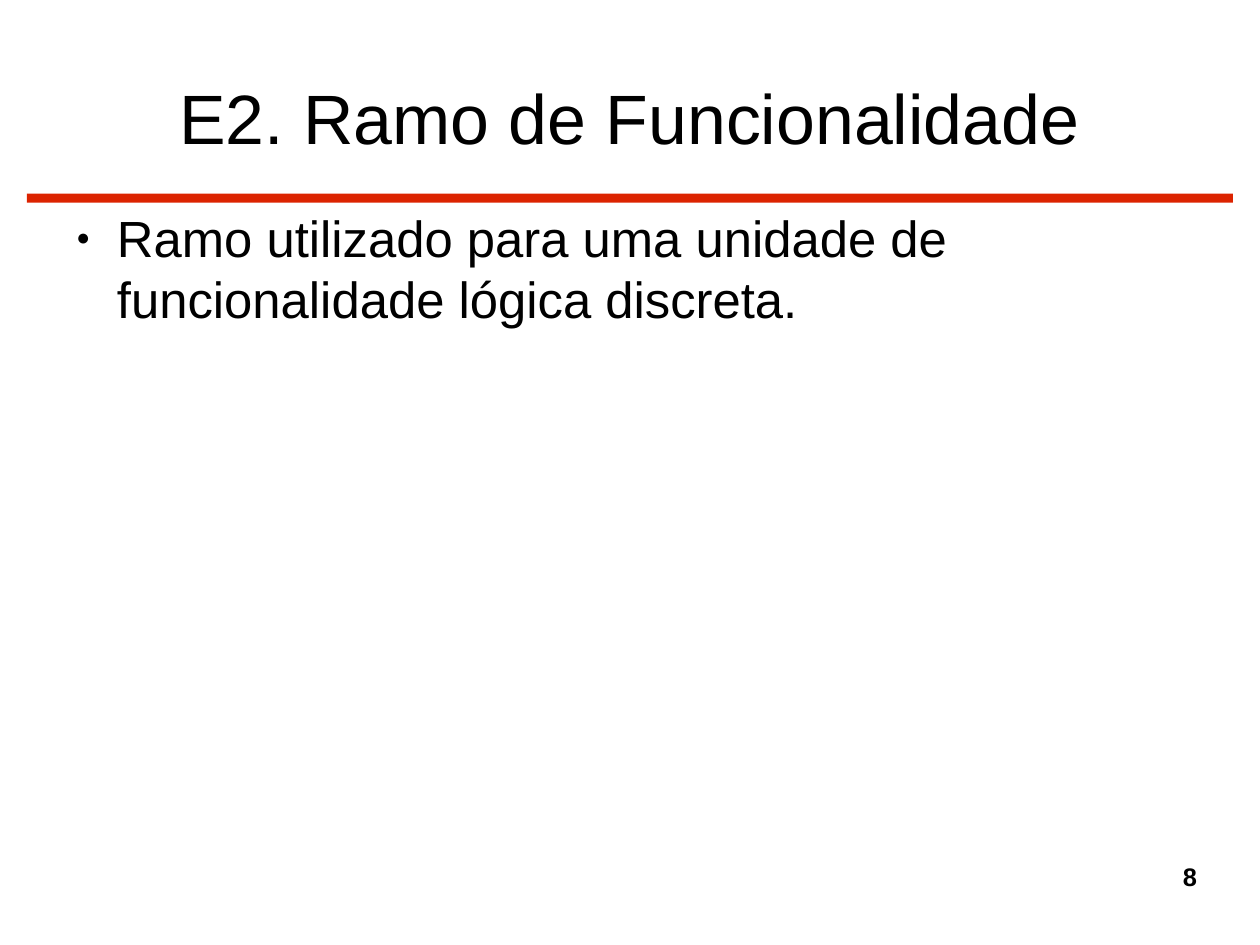
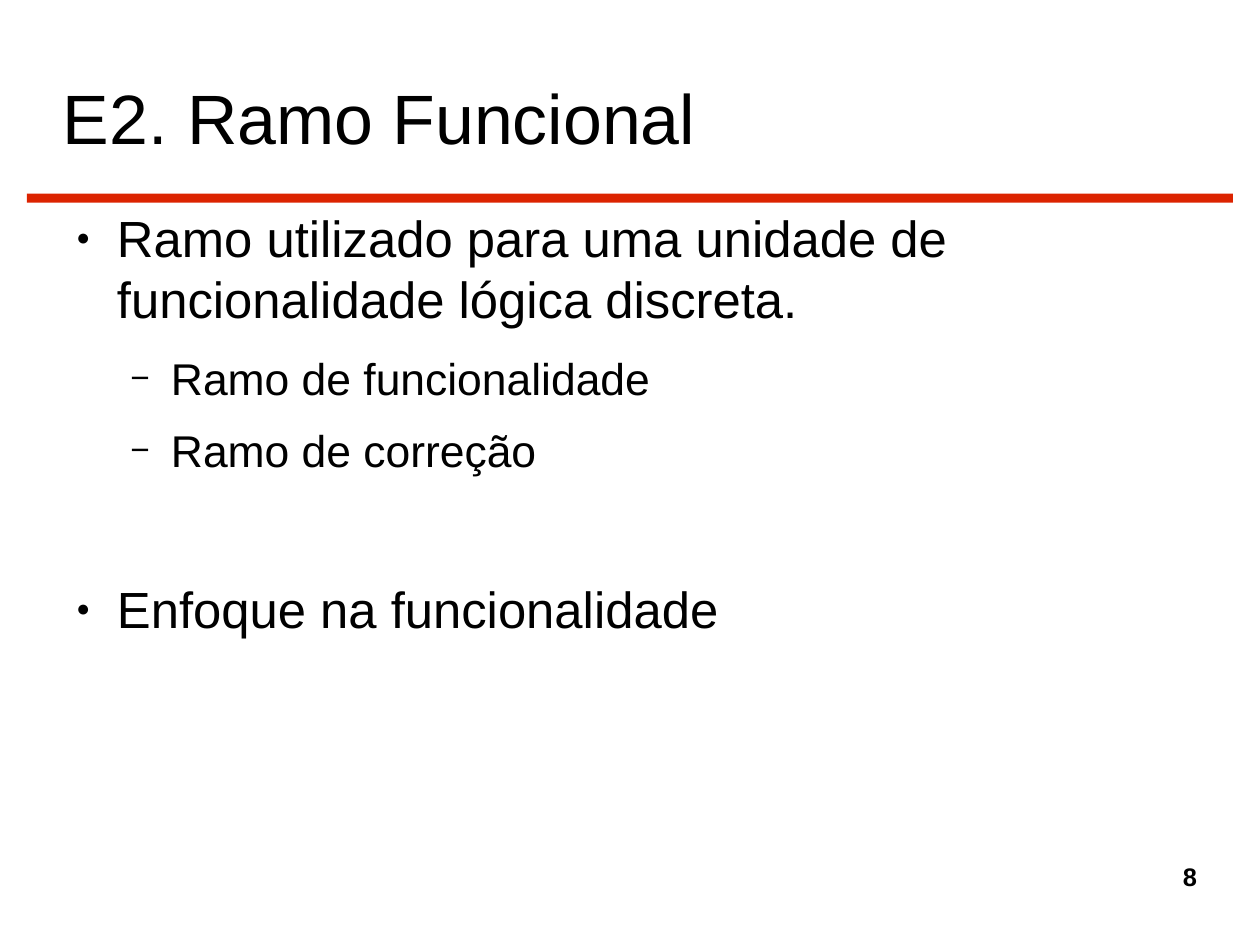
Before and after one commit to gtessa/gc20131_leitura_5, a slide deck: slide 8 of Completo.odp. Drawn at 1260x945 pixels with LibreOffice and Linux fonts; fonts in the diff are those of the drawing. Boxes give left, top, right and bottom in pixels: in the first picture for what was removed or moved away, otherwise in the second. Text is boxed around its words. In the diff, an @@ line names an element or a change of style, - is before the commit and + after.

```diff
--- a/Completo.odp
+++ b/Completo.odp
@@ title at [63,93,696,145]: text changed @@
-E2. Ramo de Funcionalidade
+E2. Ramo Funcional
@@ text at [117,362,719,639]: paragraphs added @@
+  − Ramo de funcionalidade
+  − Ramo de correção
+● Enfoque na funcionalidade
```
Also in this commit, not shown: 72 other slides changed, 1 slide removed.
